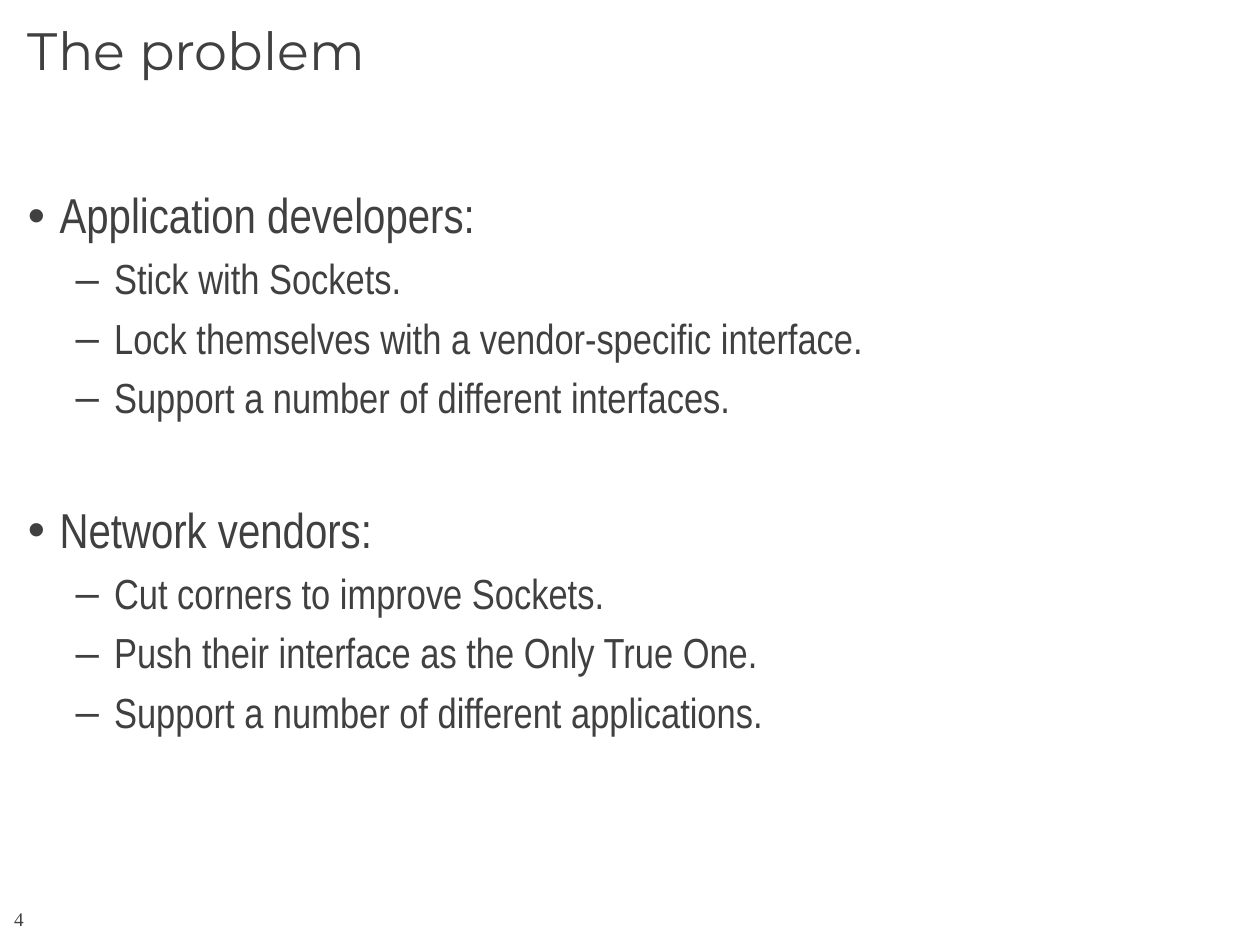
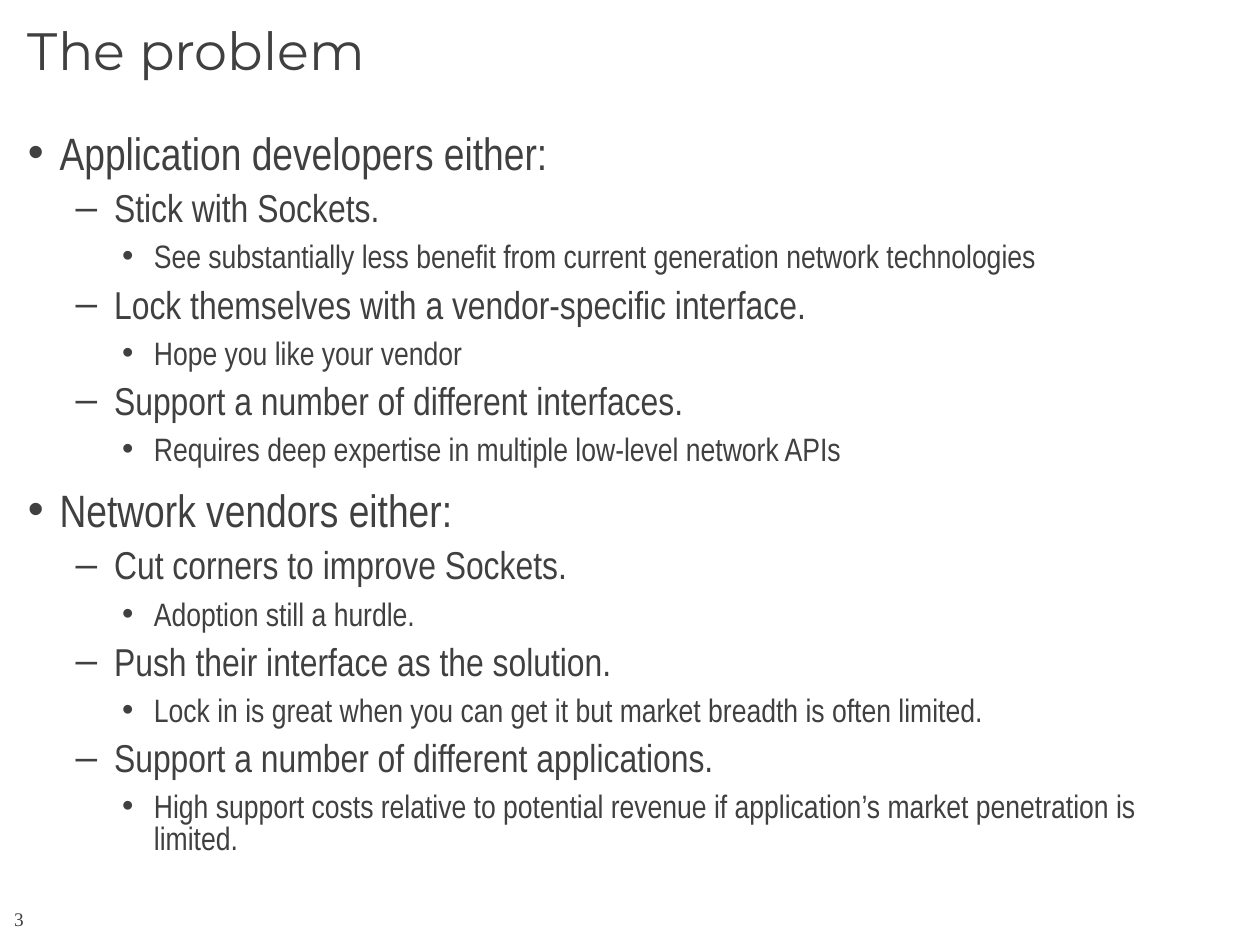
Before and after one commit to CCI/pub, a slide deck: slide 3 of slides/HotI-2011/2011-HotI-CCI-OLCF.pptx (slide 4 before the commit). Drawn at 1260x945 pixels with LibreOffice and Linux fonts; fonts in the diff are those of the drawing; background and template pictures are left out. Boxes give left, top, right and bottom in pixels: in the first picture for what was removed or moved away, otherwise in the second. Text is boxed around its words. In the diff, an @@ line names an element or a change of style, - is before the commit and + after.

```diff
--- a/slides/HotI-2011/2011-HotI-CCI-OLCF.pptx
+++ b/slides/HotI-2011/2011-HotI-CCI-OLCF.pptx
@@ text "Application developers either:": place and size @@
-text "Application developers either:" at (60,197,863,737)
+text "Application developers either:" at (60,137,1135,851)
@@ text at (60,137,547,178): text changed; size 28 to 25.9 pt @@
-• Application developers:
+• Application developers either:
@@ text at (114,194,806,780): size 24 to 22.2 pt in "Stick with Sockets.", "Lock themselves with a vendor-specific interface.", "Support a number of different interfaces.", "Cut corners to improve Sockets." and 1 more places; line spacing 0.9 to 0.8 @@
@@ text at (154,244,1035,275): paragraph added @@
+    • See substantially less benefit from current generation network technologies
@@ text at (154,341,462,372): paragraph added @@
+    • Hope you like your vendor
@@ text at (60,437,841,528): text changed; size 28 to 18.5 pt @@
-• Network vendors:
+    • Requires deep expertise in multiple low-level network APIs
+• Network vendors either:
@@ text at (114,602,982,729): text changed; size 24 to 18.5 pt @@
-  – Push their interface as the Only True One.
+    • Adoption still a hurdle.
+  – Push their interface as the solution.
+    • Lock in is great when you can get it but market breadth is often limited.
@@ text at (154,794,1135,851): paragraph added @@
+    • High support costs relative to potential revenue if application’s market penetration is limited.
@@ page number at (14,913,24,926): text changed @@
-4
+3
```
Also in this commit, not shown: 17 other slides changed, 1 slide added.
